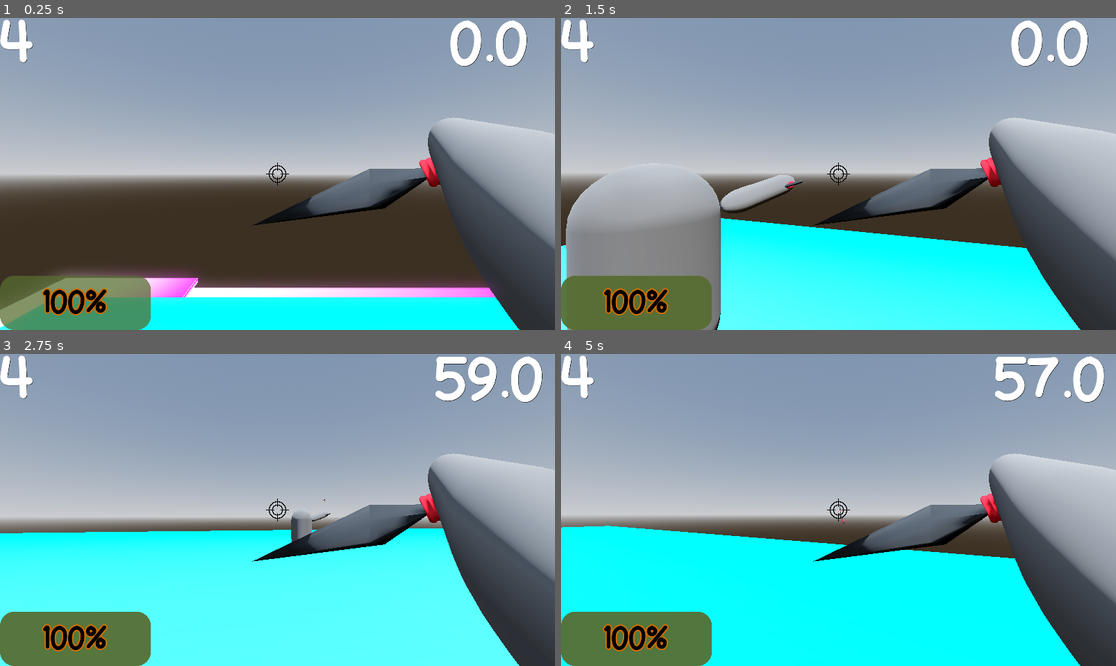
Above: before the commit, frames 1-4 (two rows, left to right).
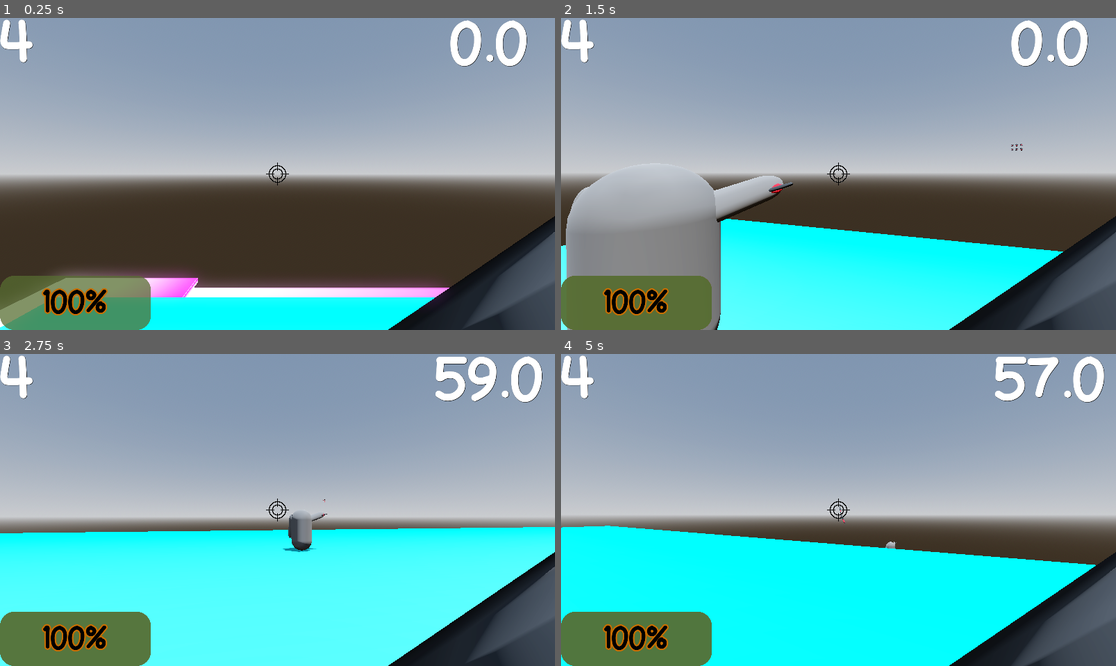
Above: after the commit, the same moments.

Repository: hasofit/NARUTO-FPS-LES-GO
Game: Godot game, scene res://scenes/world.tscn
Two runs of this game, one before a commit and one after it. Both use one fixed random seed, a clock stepped at 60 frames per second and the inputs below.
Inputs (mouse positions are in pixels of both pictures, inside the frame that each line leads up to):
- Up to frame 1 (0.25 s): no input
- Up to frame 2 (1.5 s): move the mouse to (866, 174) at 0.52 s; hold W (move_forward) from 0.53 s (still down); tap F (Kunai Wall) at 0.6 s; tap Space (jump) at 0.77 s; move the mouse to (810, 174) at 1.27 s; tap Q (ShadowClone) at 1.35 s
- Up to frame 3 (2.75 s): keep holding W (move_forward); tap Space (jump) at 1.52 s; move the mouse to (288, 503) at 2.02 s; tap K (Start) at 2.1 s
- Up to frame 4 (5 s): keep holding W (move_forward); move the mouse to (832, 516) at 2.77 s; click (832, 516) at 2.85 s; tap Space (jump) at 3.02, 3.77, 4.52 s; move the mouse to (877, 513) at 3.52 s; tap Shift (sprint) at 3.6 s; move the mouse to (794, 506) at 4.27 s; right-click (794, 506) at 4.35 s

The runs differ from the first frame. In frame 1, 12% of the frame differs, in the area x 45-100%, y 31-100%; in frame 2, 13%, in the area x 1-100%, y 31-100%; in frame 3, 12%; in frame 4, 13%.
Error in both runs: Cannot call method 'start' on a null value. (res://scripts/player.gd:97)

Commit message:
changed some shit

Diff:
--- a/scenes/player.tscn
+++ b/scenes/player.tscn
@@ -65,7 +65,7 @@
 "times": PackedFloat32Array(0),
 "transitions": PackedFloat32Array(1),
 "update": 0,
-"values": [Vector3(0.56494, 0, -0.555955)]
+"values": [Vector3(0.56494, 0, 0.169156)]
 }
 tracks/1/type = "value"
 tracks/1/imported = false
@@ -113,7 +113,7 @@
 "times": PackedFloat32Array(0),
 "transitions": PackedFloat32Array(1),
 "update": 0,
-"values": [Vector3(-0.59482, -0.45481, -0.0465183)]
+"values": [Vector3(-0.59482, -0.45481, 0.55997)]
 }
 tracks/5/type = "value"
 tracks/5/imported = false
@@ -170,7 +170,7 @@
 cull_mask = 1048063
 
 [node name="Right Hand" type="MeshInstance3D" parent="Camera3D"]
-transform = Transform3D(0.130282, 0.335663, -0.155361, 0.0819065, 0.153621, 0.274774, 0.113292, -0.497063, -0.0199929, 0.56494, 0, -0.555955)
+transform = Transform3D(0.130282, 0.335663, -0.155361, 0.0819065, 0.153621, 0.274774, 0.113292, -0.497063, -0.0199929, 0.56494, 0, 0.169156)
 mesh = SubResource("CapsuleMesh_dqkch")
 skeleton = NodePath("../..")
 
@@ -189,7 +189,7 @@
 shape = SubResource("CapsuleShape3D_g2els")
 
 [node name="Left Hand" type="MeshInstance3D" parent="Camera3D"]
-transform = Transform3D(0.16662, -0.0991944, -0.146341, -0.0141317, -0.605031, 0.0629446, -0.0924933, -0.0862515, -0.273239, -0.59482, -0.45481, -0.0465183)
+transform = Transform3D(0.16662, -0.0991945, -0.146341, -0.0141317, -0.605031, 0.0629446, -0.0924933, -0.0862515, -0.273239, -0.59482, -0.45481, 0.55997)
 mesh = SubResource("CapsuleMesh_dqkch")
 skeleton = NodePath("../..")
 
--- a/scripts/test_dummy.gd
+++ b/scripts/test_dummy.gd
@@ -2,7 +2,7 @@
 
 @onready var player: CharacterBody3D = $"../../Player"
 
-var health = 10
+@export var health = 10
 
 func _physics_process(delta: float) -> void:
 	if health < 1:
